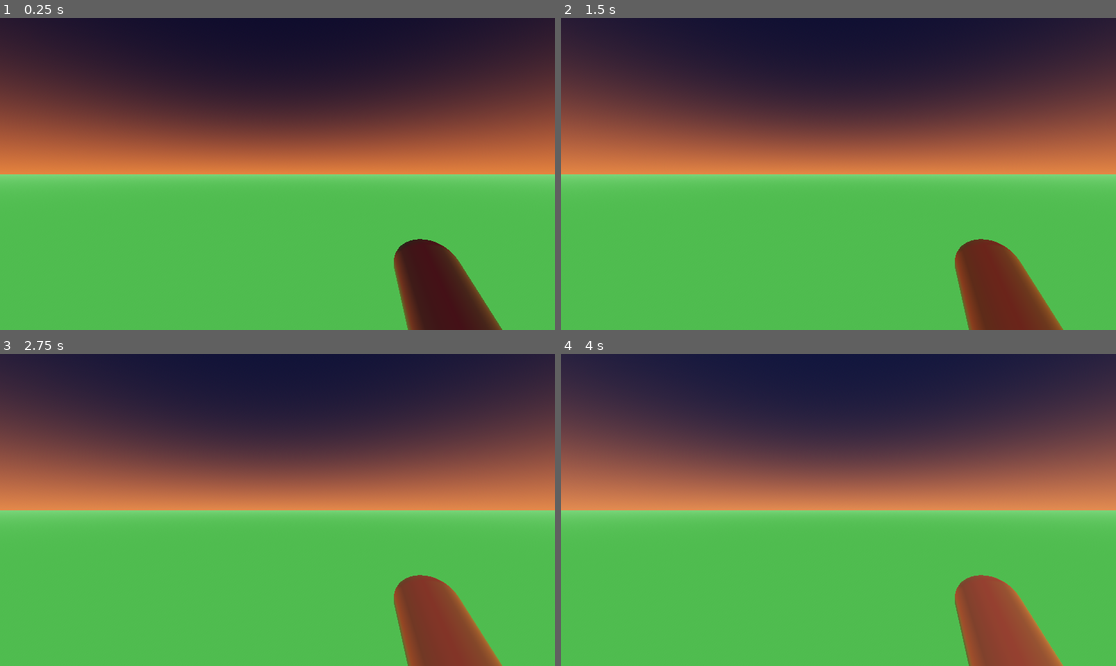
Above: before the commit, frames 1-4 (two rows, left to right).
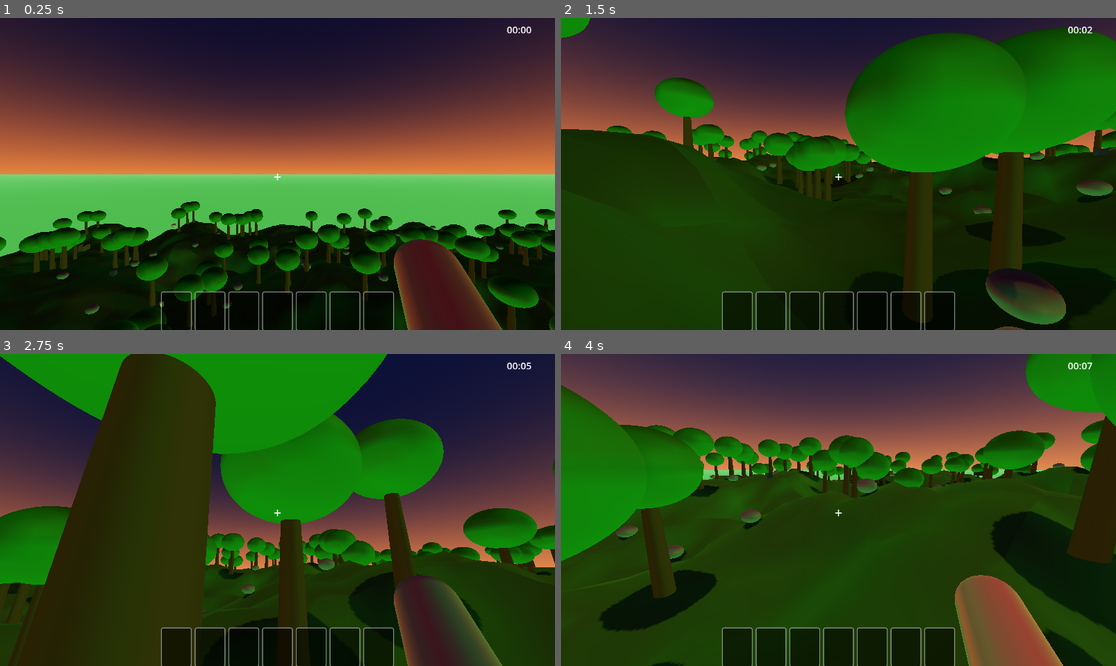
Above: after the commit, the same moments.

Repository: Hwnagseunghwan/wildcraft
Game: Godot game, scene res://scenes/main.tscn
Two runs of this game, one before a commit and one after it. Both use one fixed random seed, a clock stepped at 60 frames per second and the inputs below.
Inputs (mouse positions are in pixels of both pictures, inside the frame that each line leads up to):
- Up to frame 1 (0.25 s): no input
- Up to frame 2 (1.5 s): move the mouse to (960, 158) at 0.52 s; press the mouse at (960, 158) at 0.53 s; hold D (move_right) 0.53-1.28 s; tap Space (jump) at 0.77 s; move the mouse to (727, 189) at 1.27 s; release the mouse at (727, 189) at 1.28 s; hold S (move_back) from 1.28 s (still down); click (727, 189) at 1.35 s
- Up to frame 3 (2.75 s): tap Space (jump) at 1.52 s; move the mouse to (333, 441) at 2.02 s; release S (move_back) at 2.03 s; press the mouse at (333, 441) at 2.03 s; hold D (move_right) from 2.03 s (still down)
- Up to frame 4 (4 s): move the mouse to (810, 572) at 2.77 s; release D (move_right) at 2.78 s; release the mouse at (810, 572) at 2.78 s; hold W (move_forward) 2.78-3.53 s; click (810, 572) at 2.85 s; tap Space (jump) at 3.02, 3.77 s; move the mouse to (1005, 556) at 3.52 s; press the mouse at (1005, 556) at 3.53 s; hold A (move_left) from 3.53 s (still down)

The runs differ from the first frame. In frame 1, 30% of the frame differs, in the area x 0-100%, y 2-100%; in frame 2, 82%; in frame 3, 96%, in the area x 0-100%, y 0-100%; in frame 4, 95%.
Error before the commit: Parse Error: The function signature doesn't match the parent. Parent signature is "get_name() -> StringName". (res://scripts/item_data.gd:57)

Commit message:
fix: 스크립트 컴파일/런타임 오류 전체 수정
- get_name() → get_item_name() (Node 내장 메서드 충돌 해결)
- get_color() → get_item_color() (일관성)
- 타입 추론 오류 수정 (mat, orig, collider, animal, slot, ui)
- PRESET_BOTTOM_CENTER → 수동 anchor 설정으로 대체
- mineral.tscn Color 생성자 인자 4개로 수정
- global_position 설정을 add_child() 이후로 이동

Co-Authored-By: Claude Sonnet 4.6 <noreply@anthropic.com>

Diff:
--- a/scenes/animals/animal_base.gd
+++ b/scenes/animals/animal_base.gd
@@ -81,10 +81,10 @@
 func _flash_red() -> void:
 	for child in get_children():
 		if child is MeshInstance3D:
-			var mat := child.get_active_material(0)
+			var mat: StandardMaterial3D = child.get_active_material(0) as StandardMaterial3D
 			if mat == null:
 				continue
-			var orig := mat.albedo_color
+			var orig: Color = mat.albedo_color
 			var tween := create_tween()
 			tween.tween_property(mat, "albedo_color", Color.RED, 0.08)
 			tween.tween_property(mat, "albedo_color", orig,      0.12)
--- a/scenes/player/player.gd
+++ b/scenes/player/player.gd
@@ -78,7 +78,7 @@
 	if result.is_empty():
 		return
 
-	var collider := result["collider"]
+	var collider: Node3D = result["collider"] as Node3D
 
 	# 직접 hit 가능 노드인지 확인
 	if collider.has_method("take_hit"):
--- a/scenes/resources/dropped_item.gd
+++ b/scenes/resources/dropped_item.gd
@@ -12,12 +12,12 @@
 func _ready() -> void:
 	# 아이템 색상 적용
 	var mat := StandardMaterial3D.new()
-	mat.albedo_color = ItemData.get_color(item_type)
+	mat.albedo_color = ItemData.get_item_color(item_type)
 	mat.metallic     = 0.2
 	mat.roughness    = 0.6
 	mesh_inst.set_surface_override_material(0, mat)
 
-	lbl.text     = ItemData.get_name(item_type)
+	lbl.text     = ItemData.get_item_name(item_type)
 	lbl.position = Vector3(0, 0.18, 0)
 
 	body_entered.connect(_on_body_entered)
--- a/scenes/resources/mineral.tscn
+++ b/scenes/resources/mineral.tscn
@@ -13,7 +13,7 @@
 metallic = 0.5
 roughness = 0.4
 emission_enabled = true
-emission = Color(0.2, 0.2, 0.3)
+emission = Color(0.2, 0.2, 0.3, 1.0)
 emission_energy_multiplier = 0.3
 
 [node name="Mineral" type="StaticBody3D"]
--- a/scenes/resources/resource_node.gd
+++ b/scenes/resources/resource_node.gd
@@ -23,10 +23,10 @@
 func _flash() -> void:
 	for child in get_children():
 		if child is MeshInstance3D:
-			var mat := child.get_active_material(0)
+			var mat: StandardMaterial3D = child.get_active_material(0) as StandardMaterial3D
 			if mat == null:
 				continue
-			var orig := mat.albedo_color
+			var orig: Color = mat.albedo_color
 			var tween := create_tween()
 			tween.tween_property(mat, "albedo_color", Color.WHITE, 0.05)
 			tween.tween_property(mat, "albedo_color", orig,        0.08)
--- a/scenes/ui/hud.gd
+++ b/scenes/ui/hud.gd
@@ -40,10 +40,14 @@
 	# ── 인벤토리 바 (화면 하단 중앙) ──
 	var hbox := HBoxContainer.new()
 	hbox.name = "InventoryBar"
-	hbox.set_anchors_preset(Control.PRESET_BOTTOM_CENTER)
-	hbox.offset_left   = -(SLOT_SIZE.x * SLOT_COUNT + 6 * (SLOT_COUNT - 1)) / 2.0
+	hbox.anchor_left   = 0.5
+	hbox.anchor_right  = 0.5
+	hbox.anchor_top    = 1.0
+	hbox.anchor_bottom = 1.0
+	var bar_w: float = SLOT_SIZE.x * SLOT_COUNT + 6 * (SLOT_COUNT - 1)
+	hbox.offset_left   = -bar_w / 2.0
 	hbox.offset_top    = -SLOT_SIZE.y - 16
-	hbox.offset_right  =  (SLOT_SIZE.x * SLOT_COUNT + 6 * (SLOT_COUNT - 1)) / 2.0
+	hbox.offset_right  =  bar_w / 2.0
 	hbox.offset_bottom = -16
 	hbox.add_theme_constant_override("separation", 6)
 	add_child(hbox)
@@ -95,17 +99,17 @@
 # ─── 업데이트 ─────────────────────────────────────────────────
 func _update_inventory() -> void:
 	for i in SLOT_COUNT:
-		var slot := InventoryManager.slots[i]
-		var ui   := slot_ui_list[i]
+		var slot: Dictionary = InventoryManager.slots[i]
+		var ui: Dictionary   = slot_ui_list[i]
 
 		if slot["item"] != ItemData.ItemType.NONE and slot["count"] > 0:
-			ui["color_rect"].color       = ItemData.get_color(slot["item"])
-			ui["count_label"].text       = str(slot["count"])
-			ui["name_label"].text        = ItemData.get_name(slot["item"])
+			(ui["color_rect"] as ColorRect).color = ItemData.get_item_color(slot["item"])
+			(ui["count_label"] as Label).text      = str(slot["count"])
+			(ui["name_label"] as Label).text       = ItemData.get_item_name(slot["item"])
 		else:
-			ui["color_rect"].color       = Color.TRANSPARENT
-			ui["count_label"].text       = ""
-			ui["name_label"].text        = ""
+			(ui["color_rect"] as ColorRect).color = Color.TRANSPARENT
+			(ui["count_label"] as Label).text      = ""
+			(ui["name_label"] as Label).text       = ""
 
 func _update_time(normalized_time: float) -> void:
 	# 0.0 = 자정, 0.5 = 정오 기준으로 시각 표시
--- a/scenes/world/world.gd
+++ b/scenes/world/world.gd
@@ -178,14 +178,14 @@
 	# 동물 (40% 확률)
 	if rng.randf() < 0.4:
 		var animal_scenes := [sheep_scene, cow_scene, pig_scene, chicken_scene, horse_scene]
-		var animal := animal_scenes[rng.randi_range(0, animal_scenes.size() - 1)].instantiate()
+		var animal: Node3D = animal_scenes[rng.randi_range(0, animal_scenes.size() - 1)].instantiate() as Node3D
 
 		var lx := rng.randf_range(2.0, CHUNK_SIZE - 2.0)
 		var lz := rng.randf_range(2.0, CHUNK_SIZE - 2.0)
 		var wx := chunk_pos.x * CHUNK_SIZE + lx
 		var wz := chunk_pos.y * CHUNK_SIZE + lz
+		chunk_node.add_child(animal)
 		animal.global_position = Vector3(wx, get_height(wx, wz) + 1.0, wz)
-		chunk_node.add_child(animal)
 
 func _spawn_resource(
 		scene: PackedScene,
@@ -203,8 +203,8 @@
 	var node := scene.instantiate()
 	if node.has_method("set") and "resource_type" in node:
 		node.resource_type = res_type
+	chunk_node.add_child(node)
 	node.global_position = Vector3(wx, h, wz)
-	chunk_node.add_child(node)
 
 func _weighted_pick(rng: RandomNumberGenerator, items: Array, weights: Array) -> int:
 	var total := 0.0
--- a/scripts/item_data.gd
+++ b/scripts/item_data.gd
@@ -54,8 +54,8 @@
 	ItemType.CHICKEN_MEAT: Color(0.95, 0.75, 0.55),
 }
 
-func get_name(item_type: int) -> String:
+func get_item_name(item_type: int) -> String:
 	return ITEM_NAMES.get(item_type, "알 수 없음")
 
-func get_color(item_type: int) -> Color:
+func get_item_color(item_type: int) -> Color:
 	return ITEM_COLORS.get(item_type, Color.WHITE)
